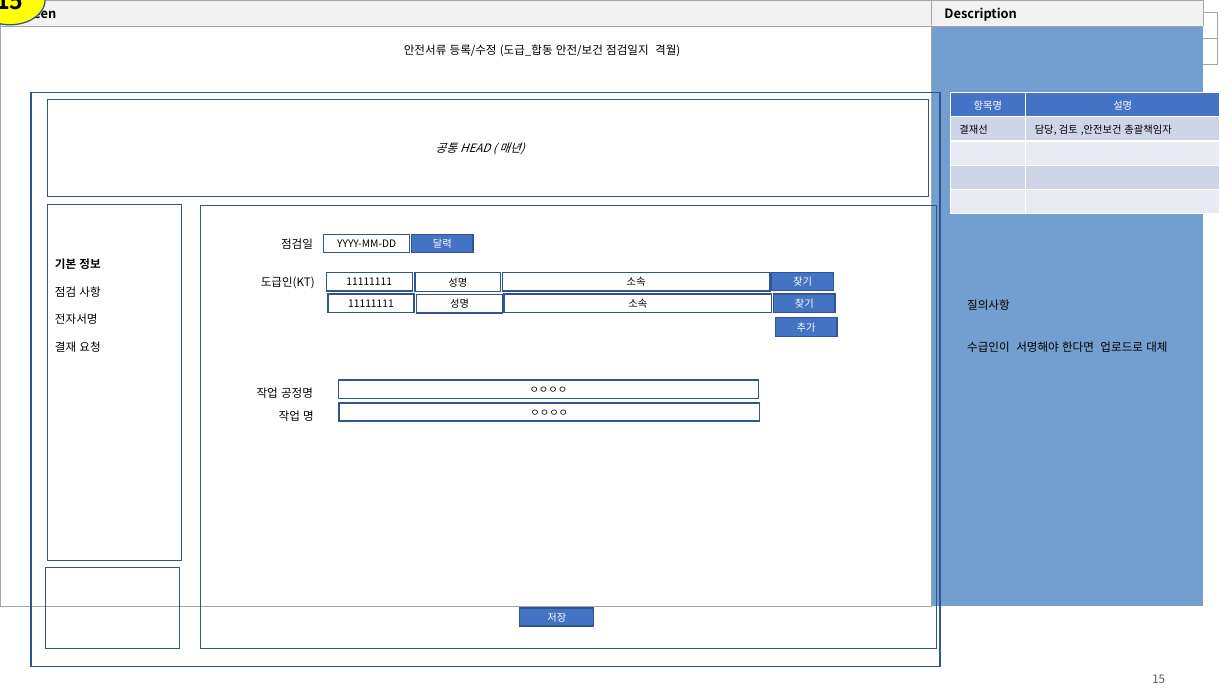
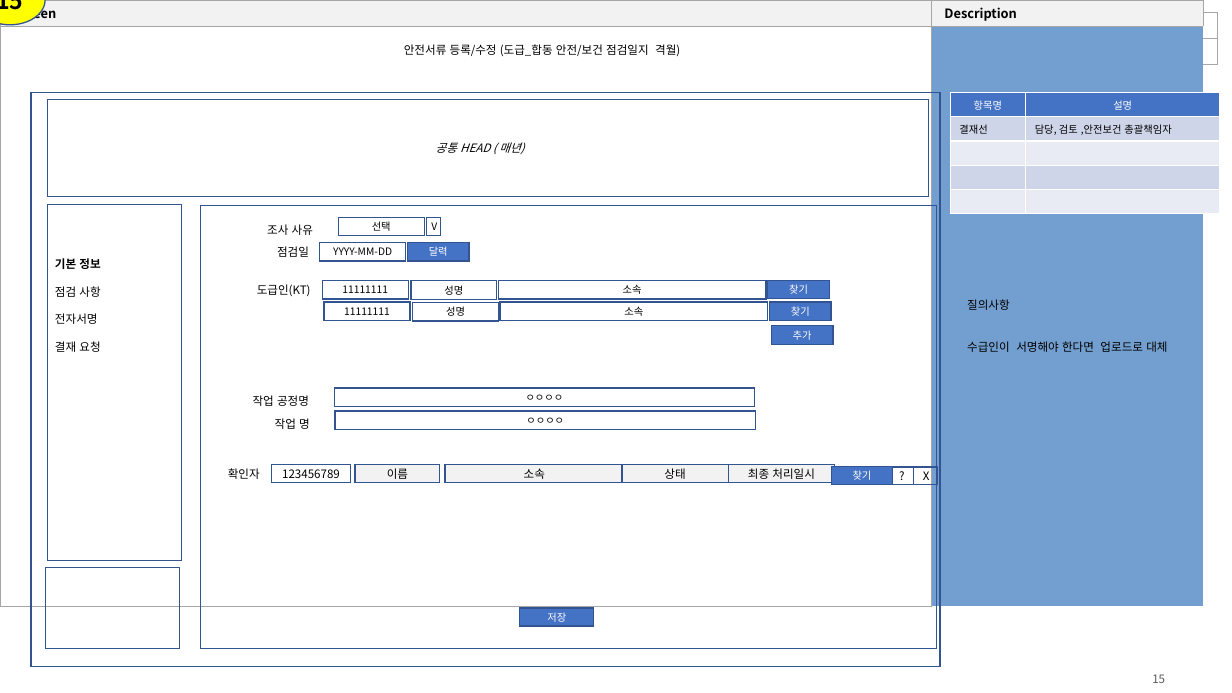
Before and after one commit to yamdeng/ktds-publish, a slide deck: slide 15 of docs/퍼블_페이지작업.pptx. Drawn at 1232x693 pixels with LibreOffice and Linux fonts; fonts in the diff are those of the drawing. Boxes give left, top, right and bottom in pixels: in the first picture for what was removed or moved away, otherwise in the second. Text is boxed around its words. In the diff, an @@ line names an element or a change of style, - is before the commit and + after.

```diff
--- a/docs/퍼블_페이지작업.pptx
+++ b/docs/퍼블_페이지작업.pptx
@@ text added at (x1=267, y1=224, x2=313, y2=235), 9 pt, text #000000 @@
+조사 사유
@@ rectangle added at (x1=338, y1=217, x2=424, y2=236), outline #325491 1 pt, 8 pt, text #000000 @@
+선택
@@ rectangle added at (x1=427, y1=217, x2=441, y2=236), outline #325491 1 pt, 8 pt, text #000000 @@
+V
@@ 6 rectangles, 2 texts moved together from (x1=261, y1=235, x2=834, y2=313) to (x1=257, y1=242, x2=830, y2=321) @@
@@ 7 rectangles, 2 texts moved together from (x1=257, y1=273, x2=837, y2=421) to (x1=253, y1=281, x2=834, y2=430) @@
@@ text added at (x1=228, y1=468, x2=260, y2=479), 9 pt, text #000000 @@
+확인자
@@ rectangle added at (x1=272, y1=465, x2=351, y2=483), outline #325491 1 pt, 9 pt, text #000000 @@
+123456789
@@ rectangle added at (x1=355, y1=465, x2=440, y2=483), fill #F2F2F2, outline #325491 1 pt, 9 pt, text #000000 @@
+이름
@@ rectangle added at (x1=445, y1=465, x2=624, y2=483), fill #F2F2F2, outline #325491 1 pt, 9 pt, text #000000 @@
+소속
@@ rectangle added at (x1=622, y1=465, x2=728, y2=483), fill #F2F2F2, outline #325491 1 pt, 9 pt, text #000000 @@
+상태
@@ rectangle added at (x1=728, y1=465, x2=835, y2=483), fill #F2F2F2, outline #325491 1 pt, 9 pt, text #000000 @@
+최종 처리일시
@@ rectangle added at (x1=832, y1=467, x2=894, y2=485), fill #4472C4, outline #325491 1 pt, 8 pt, text #FFFFFF @@
+찾기
@@ rectangle added at (x1=890, y1=467, x2=914, y2=484), outline #325491 1 pt, 9 pt, text #000000 @@
+?
@@ rectangle added at (x1=914, y1=467, x2=938, y2=484), outline #325491 1 pt, 9 pt, text #000000 @@
+X
```
Also in this commit, not shown: 2 other files.
